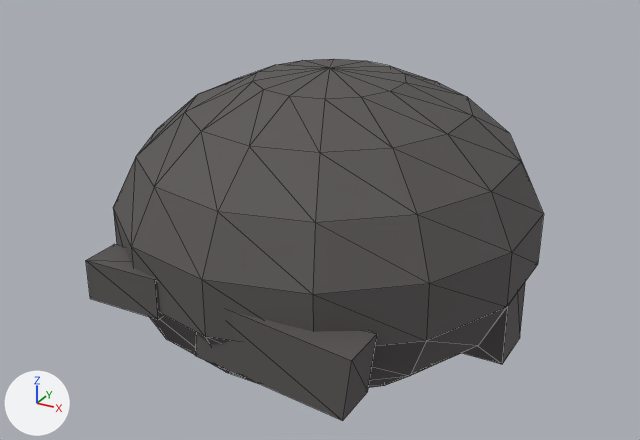
A saved change to the glTF model public/assets/models/characters/wardrobe/hair-side-black.glb.
Rendered twice from a camera (50 mm lens) standing at (0.3, -0.556, 0.47) and looking at (-0.009, 0.007, 0.189). The lights are fixed; the arrows at lower left show +X, +Y and +Z. The first picture is the older version. Mesh edges are drawn as thin lines. Vertices at exactly the same position are counted once.

The first picture shows 'hair_back', 'hair_cap', 'hair_fringe_main', 'hair_fringe_side'.
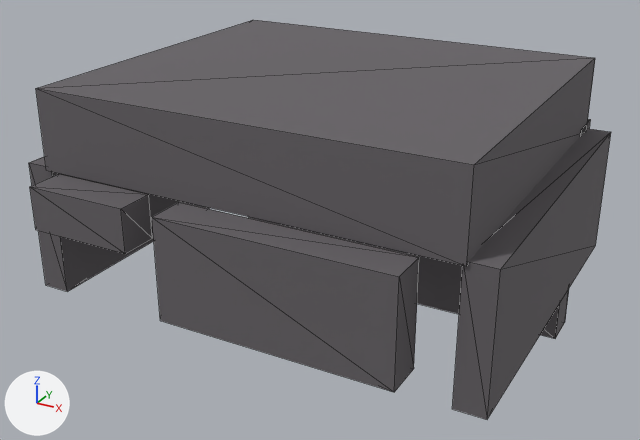
Where the change shows, as pixel boxes (x1, y1, x2, y2) in the pictures (640 x 440 px):
'hair_cap', deleted: before (113, 59, 543, 387)
'hair_top', added: after (36, 20, 595, 266)
'hair_fringe_main', reshaped: before (195, 312, 377, 421); after (152, 202, 419, 392)
'hair_side_1', added: after (452, 129, 611, 419)
'hair_fringe_side', moved, rescaled: before (86, 244, 162, 320); after (30, 174, 152, 254)
'hair_back', moved, rescaled: before (462, 281, 526, 364); after (248, 119, 591, 339)
'hair_side_-1', added: after (29, 156, 209, 291)

What changed in the scene script:
```text
Change me_hair_fringe_main:
    used by ob_hair_fringe_main; location = (0.0, 0.0, 0.0)
    remove me_hair_fringe_main.from_pydata(...)  # 8 vertices, 12 faces; spans x -0.0123..0.1023, y -0.1575..-0.1225, z 0.1411..0.1989
    add me_hair_fringe_main.from_pydata(...)  # 8 vertices, 12 faces; spans x -0.04..0.13, y -0.157..-0.129, z 0.1725..0.2475
    me_hair_fringe_main part 1
    me_hair_fringe_main.vertices[0].co: (-0.0123, -0.1575, 0.1542) -> (-0.04, -0.157, 0.1725)  # pixel (195, 355) -> pixel (160, 320)
    me_hair_fringe_main.vertices[1].co: (-0.0069, -0.1575, 0.1989) -> (-0.04, -0.157, 0.2475)  # not seen -> pixel (151, 217)
    me_hair_fringe_main.vertices[2].co: (-0.0123, -0.1225, 0.1542) -> (-0.04, -0.129, 0.1725)
    me_hair_fringe_main.vertices[3].co: (-0.0069, -0.1225, 0.1989) -> (-0.04, -0.129, 0.2475)  # not seen -> pixel (178, 202)
    me_hair_fringe_main.vertices[4].co: (0.0969, -0.1575, 0.1411) -> (0.13, -0.157, 0.1725)  # pixel (342, 420) -> pixel (394, 392)
    me_hair_fringe_main.vertices[5].co: (0.1023, -0.1575, 0.1858) -> (0.13, -0.157, 0.2475)  # pixel (351, 360) -> pixel (399, 276)
    me_hair_fringe_main.vertices[6].co: (0.0969, -0.1225, 0.1411) -> (0.13, -0.129, 0.1725)  # pixel (367, 391) -> pixel (413, 368)
    me_hair_fringe_main.vertices[7].co: (0.1023, -0.1225, 0.1858) -> (0.13, -0.129, 0.2475)  # pixel (377, 333) -> pixel (419, 257)
Change me_hair_fringe_side:
    used by ob_hair_fringe_side; location = (0.0, 0.0, 0.0)
    remove me_hair_fringe_side.from_pydata(...)  # 8 vertices, 12 faces; spans x -0.105..-0.045, y -0.153..-0.123, z 0.17..0.2
    add me_hair_fringe_side.from_pydata(...)  # 8 vertices, 12 faces; spans x -0.145..-0.065, y -0.157..-0.129, z 0.216..0.248
    me_hair_fringe_side part 2: the whole mesh is scaled about its middle by (1.33, 0.933, 1.07), then moved by (-0.03, -0.005, 0.047)
Change me_hair_back:
    used by ob_hair_back; location = (0.0, 0.0, 0.0)
    remove me_hair_back.from_pydata(...)  # 8 vertices, 12 faces; spans x -0.12..0.12, y 0.105..0.155, z 0.04..0.16
    add me_hair_back.from_pydata(...)  # 8 vertices, 12 faces; spans x -0.158..0.158, y 0.128..0.16, z 0.065..0.255
    me_hair_back part 3: the whole mesh is scaled about its middle by (1.32, 0.64, 1.58), then moved by (0.0, 0.014, 0.06)
Add me_hair_side_1:
    me_hair_side_1.from_pydata(...)  # a box spanning x 0.155..0.177, y -0.126..0.15, z 0.15..0.25
    me_hair_side_1.materials.append(mat_charmat)
Add me_hair_side__1:
    me_hair_side__1.from_pydata(...)  # a box spanning x -0.177..-0.155, y -0.126..0.15, z 0.15..0.25
    me_hair_side__1.materials.append(mat_charmat)
Add me_hair_top:
    me_hair_top.from_pydata(...)  # a box spanning x -0.158..0.158, y -0.128..0.148, z 0.248..0.308
    me_hair_top.materials.append(mat_charmat)
Remove ob_hair_cap:
    ob_hair_cap = bpy.data.objects.new('hair_cap', me_hair_cap)
    ob_hair_cap.location = (0.0, 0.0, 0.0)
Add ob_hair_side_1:
    ob_hair_side_1 = bpy.data.objects.new('hair_side_1', me_hair_side_1)
    ob_hair_side_1.location = (0.0, 0.0, 0.0)
Add ob_hair_side__1:
    ob_hair_side__1 = bpy.data.objects.new('hair_side_-1', me_hair_side__1)
    ob_hair_side__1.location = (0.0, 0.0, 0.0)
Add ob_hair_top:
    ob_hair_top = bpy.data.objects.new('hair_top', me_hair_top)
    ob_hair_top.location = (0.0, 0.0, 0.0)
```
